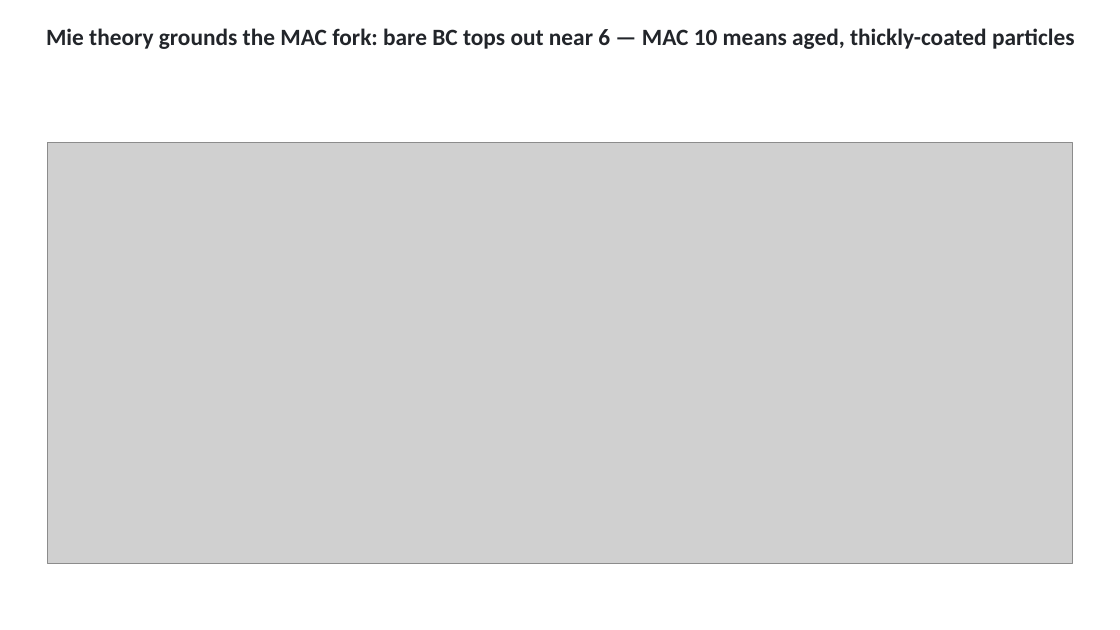
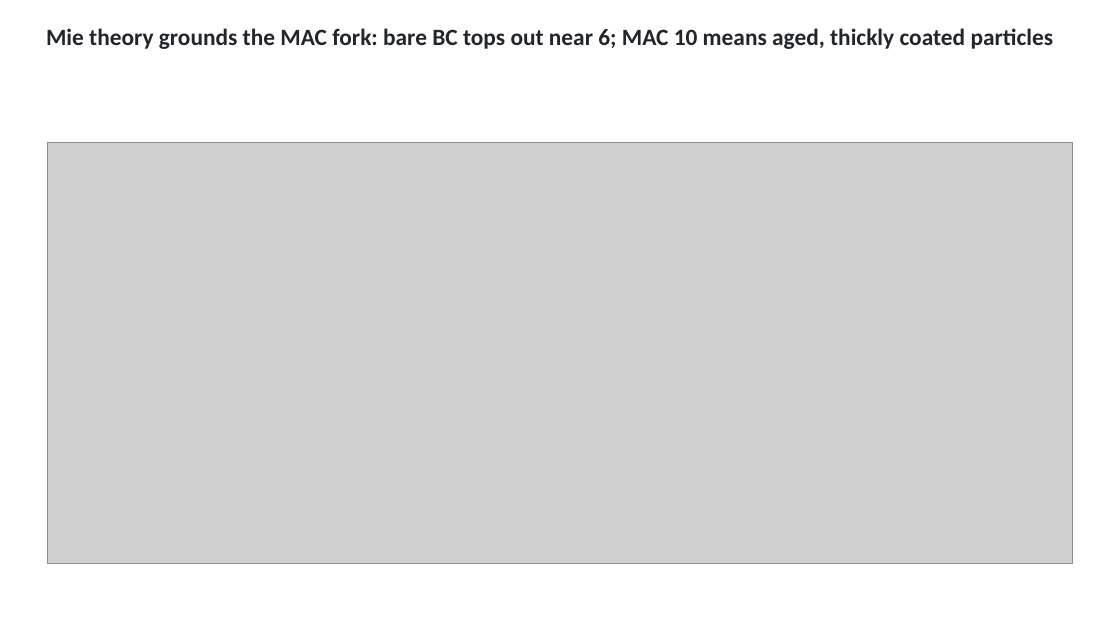
Before and after one commit to ahzs645/aethmodular, a slide deck: slide 23 of deliverables/ftir_group_2026-08-27/ftir_group_2026-08-27.pptx (slide 24 before the commit). Drawn at 1120x630 pixels with LibreOffice and Linux fonts; fonts in the diff are those of the drawing; grey boxes stand for pictures. Boxes give left, top, right and bottom in pixels: in the first picture for what was removed or moved away, otherwise in the second. Text is boxed around its words. In the diff, an @@ line names an element or a change of style, - is before the commit and + after.

```diff
--- a/deliverables/ftir_group_2026-08-27/ftir_group_2026-08-27.pptx
+++ b/deliverables/ftir_group_2026-08-27/ftir_group_2026-08-27.pptx
@@ text at [46, 28, 1054, 49]: text changed @@
-Mie theory grounds the MAC fork: bare BC tops out near 6 — MAC 10 means aged, thickly-coated particles
+Mie theory grounds the MAC fork: bare BC tops out near 6; MAC 10 means aged, thickly coated particles
```
Also in this commit, not shown: 22 other slides changed, 3 slides added, 2 slides removed, 6 other files.
